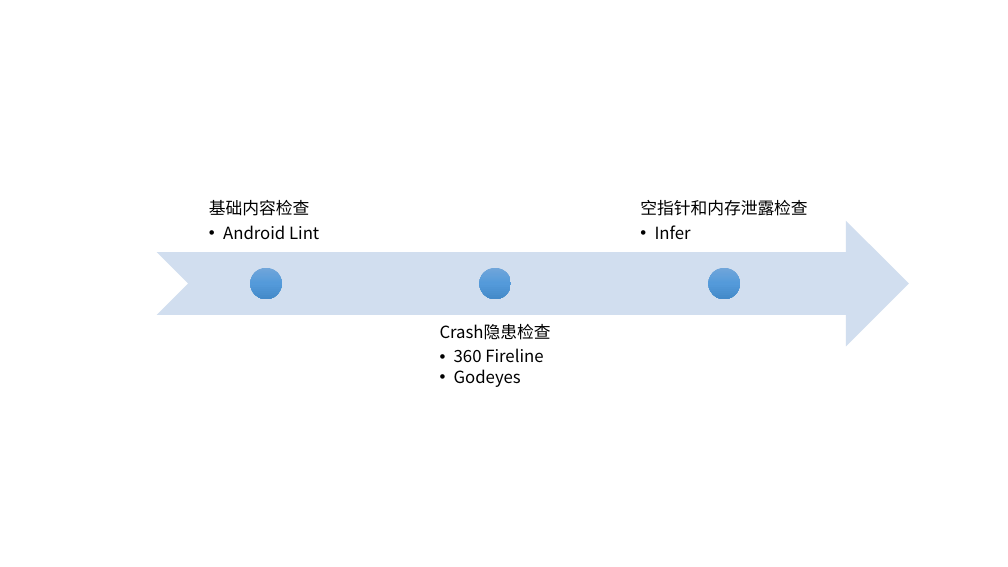
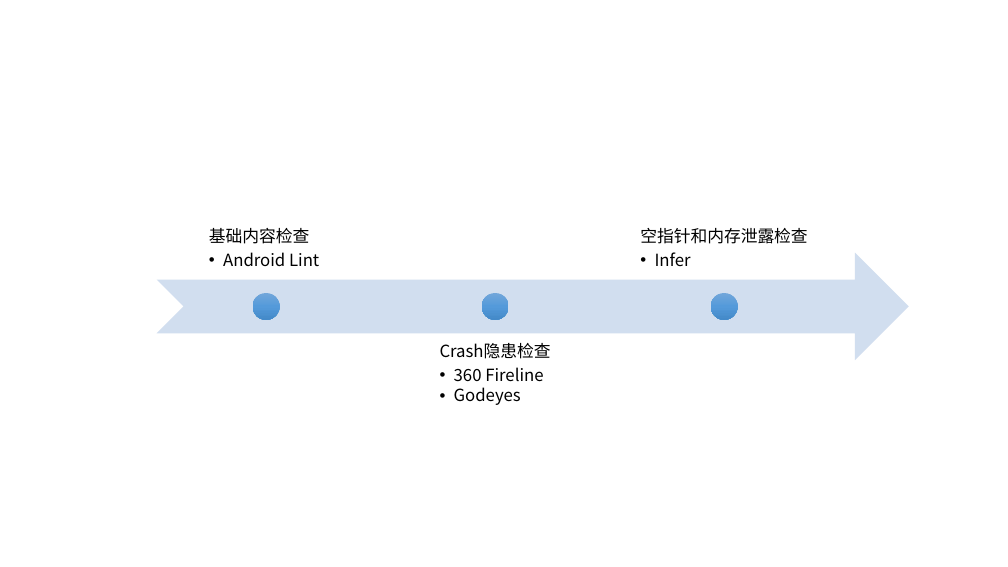
Before and after one commit to MarcusMa/client-code-static-analyze, a slide deck: slide 1 of 绘图.pptx. Drawn at 1008x567 pixels with LibreOffice and Linux fonts; fonts in the diff are those of the drawing. Boxes give left, top, right and bottom in pixels: in the first picture for what was removed or moved away, otherwise in the second. Text is boxed around its words. In the diff, an @@ line names an element or a change of style, - is before the commit and + after.

```diff
--- a/绘图.pptx
+++ b/绘图.pptx
@@ text "基础内容检查": place and size @@
-text "基础内容检查" at <box>209,200,319,239</box>
+text "基础内容检查" at <box>209,228,319,266</box>
@@ text "空指针和内存泄露检查": place and size @@
-text "空指针和内存泄露检查" at <box>640,200,807,239</box>
+text "空指针和内存泄露检查" at <box>640,228,807,266</box>
@@ notched right arrow: place and size @@
-notched right arrow at <box>157,221,909,346</box>
+notched right arrow at <box>157,253,909,360</box>
@@ ellipse: place and size @@
-ellipse at <box>250,268,282,299</box>
+ellipse at <box>253,293,280,321</box>
@@ ellipse: place and size @@
-ellipse at <box>479,268,511,299</box>
+ellipse at <box>482,293,509,321</box>
@@ ellipse: place and size @@
-ellipse at <box>709,268,740,299</box>
+ellipse at <box>711,293,738,321</box>
@@ text "Crash隐患检查": place and size @@
-text "Crash隐患检查" at <box>440,324,551,387</box>
+text "Crash隐患检查" at <box>440,343,551,405</box>
```
Also in this commit, not shown: 1 other file.
